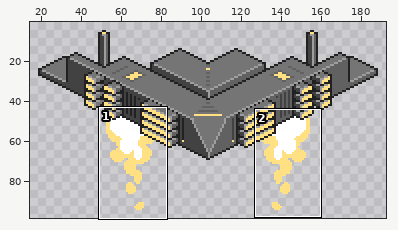
One commit to this pixel-art file: Assets/AnimationImporter/bomber.ase. The first picture is a wide view before the edit; the outline marks the close-up.
Close-up. Old version:
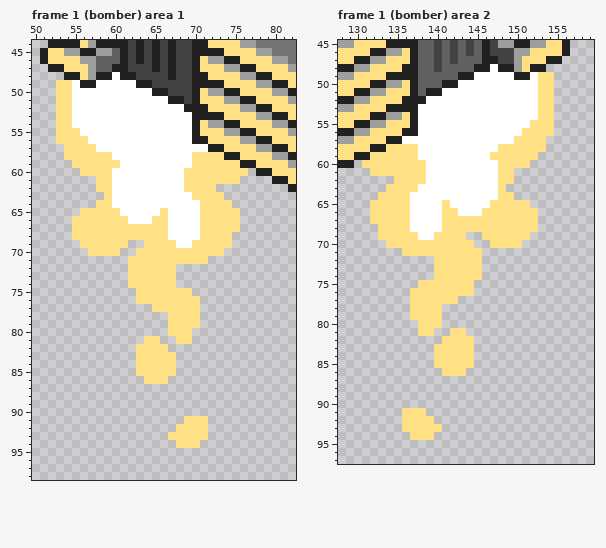
208x112 pixels, 8 frames. Shown: frame 1 (bomber) area 1: x 50..82, y 44..98; frame 1 (bomber) area 2: x 128..159, y 45..97. The wide view leaves out empty margins. The commit also changed other frames or places, which this record leaves out.
The result:
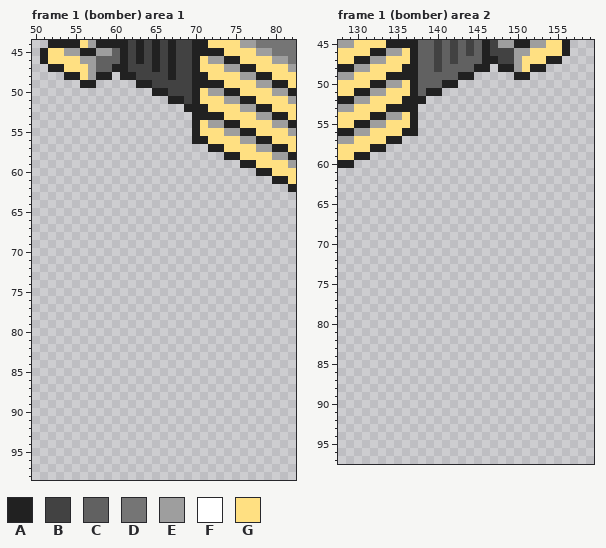
Palette (. is transparent): A #212121  B #424242  C #616161  D #757575  E #9e9e9e  F #ffffff  G #ffe082
From old to new:
layer "bomber/left exhaust" now hidden
layer "bomber/right exhaust" now hidden
Frame 1 (bomber) area 1:
y 48: x 60 F -> .
y 49: x 53..55 GGF -> ...; x 58..62 FFFFF -> .....
y 50: x 53..64 GGFFFFFFFFFF -> ............
y 51: x 53..66 GGFFFFFFFFFFFF -> ..............
y 52: x 53..68 GGFFFFFFFFFFFFFF -> ................
y 53..54: x 53..69 GGFFFFFFFFFFFFFFF -> .................
y 55: x 53..69 GGGFFFFFFFFFFFFFF -> .................
y 56: x 53..69 GGGGFFFFFFFFFFFFF -> .................
y 57: x 54..71 GGGGFFFFFFFFFFFFFF -> ..................
y 58: x 54..73 GGGGGGFFFFFFFFFFGGGG -> ....................
y 59: x 55..75 GGGGGGFFFFFFFFFGGGGGG -> .....................
y 60: x 56..76 GGGGFFFFFFFFFGGGGGGGG -> .....................
y 61: x 58..75 GGFFFFFFFFFGGGGGGG -> ..................
y 62: x 58..72 GGFFFFFFFFFGGGG -> ...............
y 63: x 59..73 GFFFFFFFFFFGGGG -> ...............
y 64: x 58..74 GGFFFFFFFFFFFGGGG -> .................
y 65: x 56..75 GGGGGFFFFFGFFFFGGGGG -> ....................
y 66: x 55..75 GGGGGGGFFFGGFFFFGGGGG -> .....................
y 67: x 55..75 GGGGGGGGGGGGFFFFGGGGG -> .....................
y 68: x 55..74 GGGGGGGGGGGGFFFFGGGG -> ....................
y 69: x 56..61 GGGGGG -> ......; x 64..74 GGGGFFGGGGG -> ...........
y 70: x 57..60 GGGG -> ....; x 63..73 GGGGGGGGGGG -> ...........
y 71: x 62..71 GGGGGGGGGG -> ..........
y 72..74: x 62..67 GGGGGG -> ......
y 75: x 63..69 GGGGGGG -> .......
y 76: x 63..70 GGGGGGGG -> ........
y 77: x 65..70 GGGGGG -> ......
y 78..79: x 67..70 GGGG -> ....
y 80: x 67..69 GGG -> ...
y 81: x 64..65 GG -> ..; x 68..69 GG -> ..
y 82: x 63..66 GGGG -> ....
y 83..85: x 63..67 GGGGG -> .....
y 86: x 64..66 GGG -> ...
y 91: x 69..71 GGG -> ...
y 92: x 68..71 GGGG -> ....
y 93: x 67..71 GGGGG -> .....
y 94: x 68..70 GGG -> ...
Frame 1 (bomber) area 2:
y 48: x 147 F -> .
y 49: x 145..149 FFFFF -> .....; x 152..154 FGG -> ...
y 50: x 143..154 FFFFFFFFFFGG -> ............
y 51: x 141..154 FFFFFFFFFFFFGG -> ..............
y 52: x 139..154 FFFFFFFFFFFFFFGG -> ................
y 53..54: x 138..154 FFFFFFFFFFFFFFFGG -> .................
y 55: x 138..154 FFFFFFFFFFFFFFGGG -> .................
y 56: x 138..154 FFFFFFFFFFFFFGGGG -> .................
y 57: x 136..153 FFFFFFFFFFFFFFGGGG -> ..................
y 58: x 134..153 GGGGFFFFFFFFFFGGGGGG -> ....................
y 59: x 132..152 GGGGGGFFFFFFFFFGGGGGG -> .....................
y 60: x 131..151 GGGGGGGGFFFFFFFFFGGGG -> .....................
y 61: x 132..149 GGGGGGGFFFFFFFFFGG -> ..................
y 62: x 135..149 GGGGFFFFFFFFFGG -> ...............
y 63: x 134..148 GGGGFFFFFFFFFFG -> ...............
y 64: x 133..149 GGGGFFFFFFFFFFFGG -> .................
y 65: x 132..151 GGGGGFFFFGFFFFFGGGGG -> ....................
y 66: x 132..152 GGGGGFFFFGGFFFGGGGGGG -> .....................
y 67: x 132..152 GGGGGFFFFGGGGGGGGGGGG -> .....................
y 68: x 133..152 GGGGFFFFGGGGGGGGGGGG -> ....................
y 69: x 133..143 GGGGGFFGGGG -> ...........; x 146..151 GGGGGG -> ......
y 70: x 134..144 GGGGGGGGGGG -> ...........; x 147..150 GGGG -> ....
y 71: x 136..145 GGGGGGGGGG -> ..........
y 72..74: x 140..145 GGGGGG -> ......
y 75: x 138..144 GGGGGGG -> .......
y 76: x 137..144 GGGGGGGG -> ........
y 77: x 137..142 GGGGGG -> ......
y 78..79: x 137..140 GGGG -> ....
y 80: x 138..140 GGG -> ...
y 81: x 138..139 GG -> ..; x 142..143 GG -> ..
y 82: x 141..144 GGGG -> ....
y 83..85: x 140..144 GGGGG -> .....
y 86: x 141..143 GGG -> ...
y 91: x 136..138 GGG -> ...
y 92: x 136..139 GGGG -> ....
y 93: x 136..140 GGGGG -> .....
y 94: x 137..139 GGG -> ...
Boxes around the changes in both close-ups, in picture pixels (x1, y1, x2, y2):
erased: (56, 72, 248, 448)
erased: (362, 64, 554, 376)
erased: (402, 408, 442, 440)
